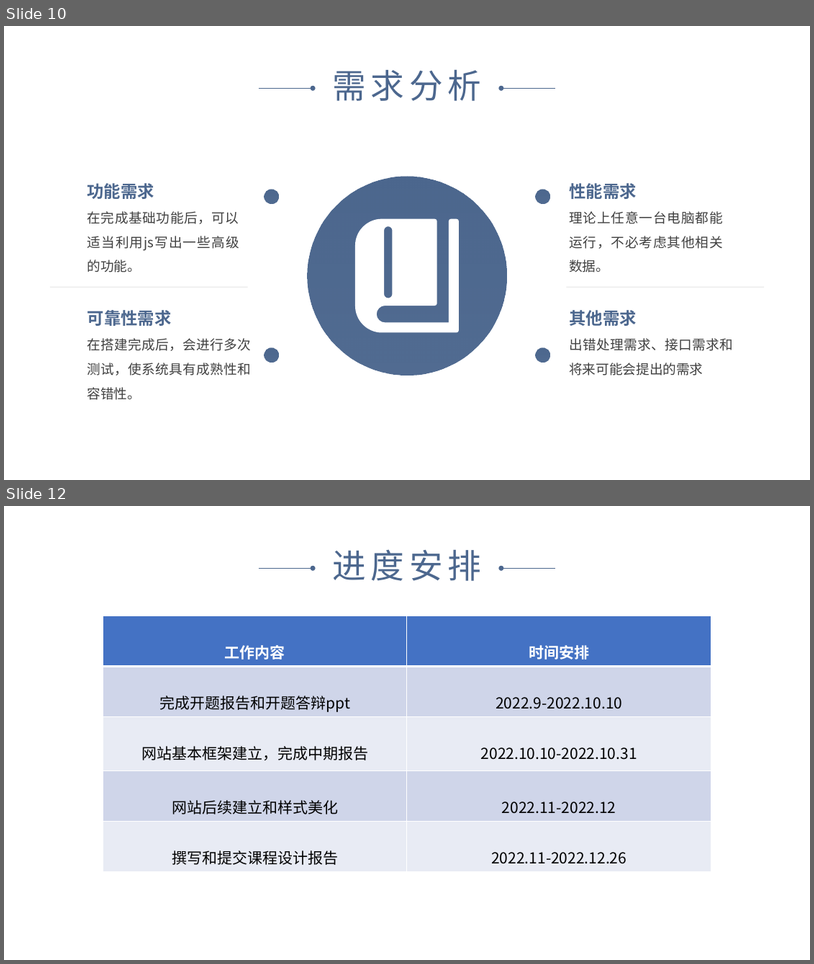
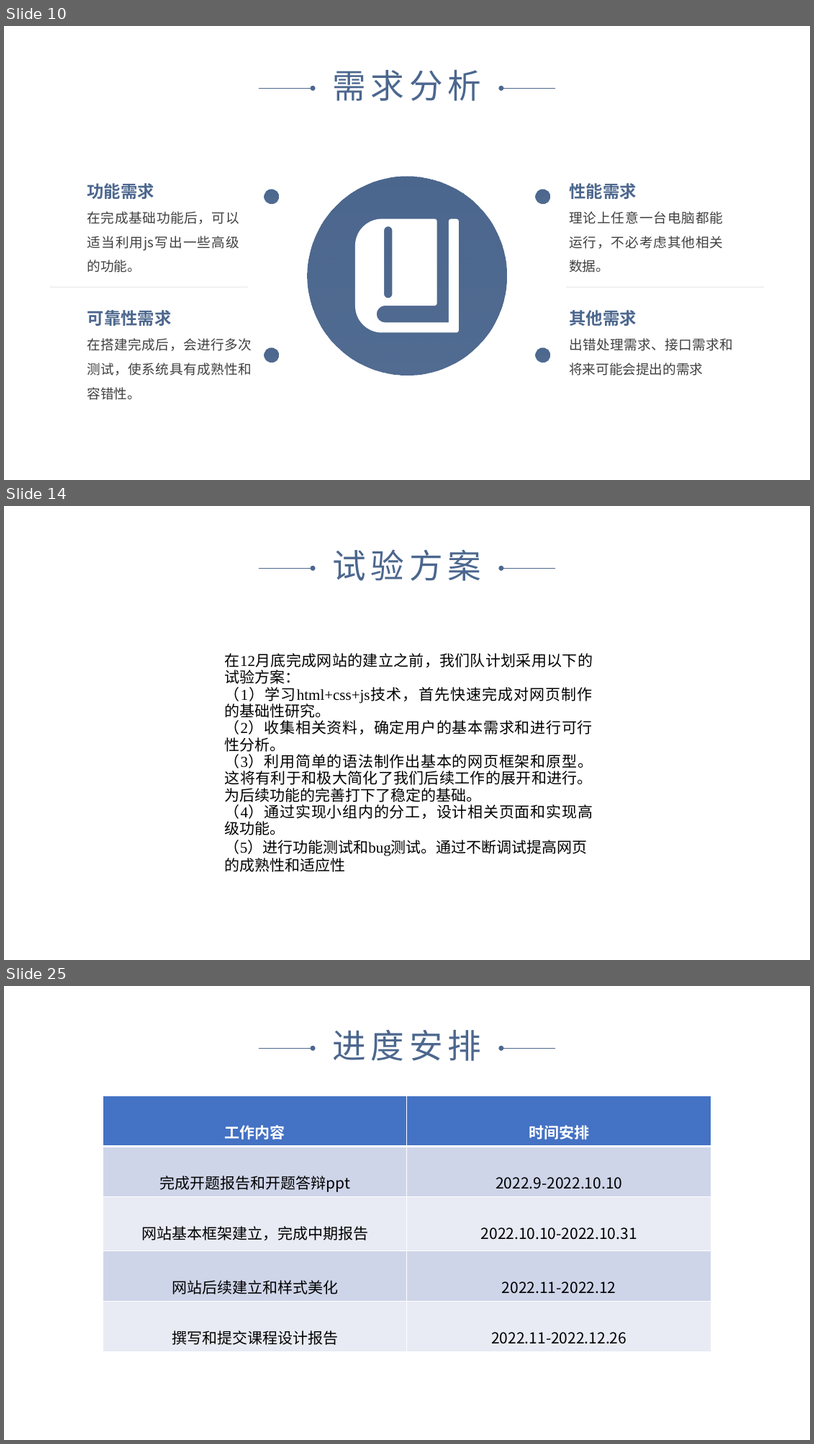
Before and after one commit to myself1528/Course-Design, a slide deck: 1组-高冷man-网络热梗词典.pptx. Shown one above the other, each under a label of ours: slides 10 and 12 before the commit, slides 10, 14 and 25 after it; the slides between them are not shown. The pictures are 814x964 and 814x1444 pixels, drawn with LibreOffice and Linux fonts; fonts in the diff are those of the drawing. Boxes give left, top, right and bottom in pixels: in the first picture for what was removed or moved away, otherwise in the second. Text is boxed around its words. In the diff, an @@ line names an element or a change of style, - is before the commit and + after.

```diff
--- a/1组-高冷man-网络热梗词典.pptx
+++ b/1组-高冷man-网络热梗词典.pptx
@@ slide 14 added at box(4, 506, 810, 960), background #FFFFFF @@
@@ arrow added from (259, 569) to (313, 569), #4C678E 0.5 pt @@
@@ text added at box(332, 549, 481, 581), 40 pt, text #4C678E @@
+试验方案
@@ arrow added from (556, 569) to (502, 569), #4C678E 0.5 pt @@
@@ text added at box(225, 653, 593, 872), 18 pt, text #000000 @@
+在12月底完成网站的建立之前，我们队计划采用以下的试验方案：
+（1）学习html+css+js技术，首先快速完成对网页制作的基础性研究。
+（2）收集相关资料，确定用户的基本需求和进行可行性分析。
+（3）利用简单的语法制作出基本的网页框架和原型。这将有利于和极大简化了我们后续工作的展开和进行。为后续功能的完善打下了稳定的基础。
+（4）通过实现小组内的分工，设计相关页面和实现高级功能。
+（5）进行功能测试和bug测试。通过不断调试提高网页的成熟性和适应性
@@ what was slide 12 is now slide 25 @@
```
Also in this commit, not shown: 5 slides changed, 12 other slides added, 1 other file.
